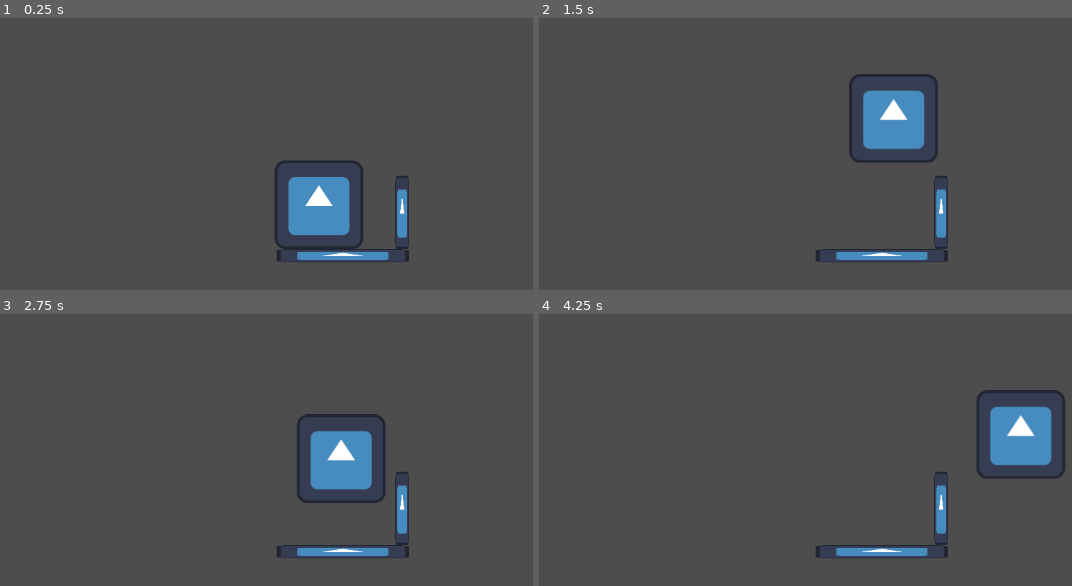
Above: before the commit, frames 1-4 (two rows, left to right).
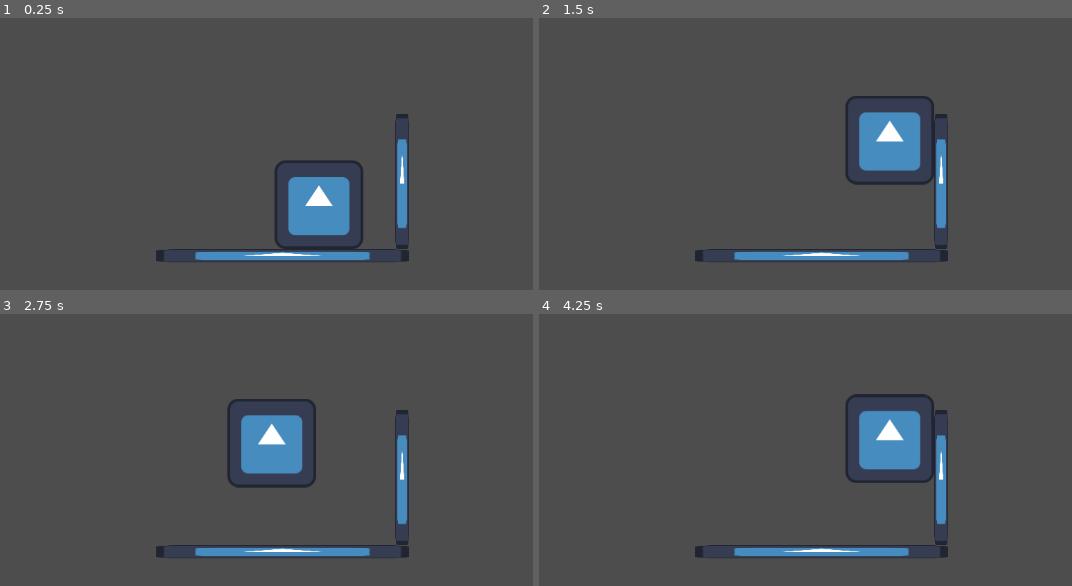
Above: after the commit, the same moments.

Repository: arcality/Built-to-Scale-GMTK-2024
Game: Godot game, scene res://scenes/main.tscn
Same seed, same stepped clock (60 frames per second), same inputs: the game is played once before the commit and once after it. The engine's default icon, where the game draws it, is replaced by a stand-in: a white triangle on a blue panel in a dark square.
Inputs:
- Up to frame 1 (0.25 s): no input
- Up to frame 2 (1.5 s): tap Enter at 0.5 s; hold Space (jump) 0.53-1.28 s; hold D (move_right) from 0.53 s (still down); tap Space (jump) at 1.35 s
- Up to frame 3 (2.75 s): tap Space (jump) at 1.52, 1.82 s; release D (move_right) at 2.03 s; hold A (move_left) from 2.03 s (still down); hold Space (jump) from 2.03 s (still down)
- Up to frame 4 (4.25 s): release A (move_left) at 2.78 s; release Space (jump) at 2.78 s; hold D (move_right) from 2.78 s (still down); tap Space (jump) at 2.85, 3.02, 3.32 s; hold Space (jump) from 3.53 s (still down)

The runs differ from the first frame. In frame 1, 1.6% of the frame differs, in the area x 29-77%, y 35-90%; in frame 2, 5.2%; in frame 3, 7.8%; in frame 4, 8.2%, in the area x 29-99%, y 27-90%.

Commit message:
moved double-jump reset to idle state
and minor tweak to finite state machine

Diff:
--- a/scenes/player.gd
+++ b/scenes/player.gd
@@ -8,7 +8,9 @@
 var facing_direction := 1.0
 
 @export var active_jetpack_state : String
-# can be jumping (i think that will work) or dashing or umbrellaing
+# can be "jumping" or "dashing" or (WIP) "umbrellaing"
+
+@export var active_arm_state : String
 
 # DISREGARD THIS
 # maybe i can signal from the states to here, and determine which action to switch to
--- a/scenes/player.tscn
+++ b/scenes/player.tscn
@@ -14,7 +14,7 @@
 
 [node name="Player" type="CharacterBody2D"]
 script = ExtResource("1_vscu2")
-active_jetpack_state = "jumping"
+active_jetpack_state = "dashing"
 
 [node name="CollisionShape2D" type="CollisionShape2D" parent="."]
 shape = SubResource("RectangleShape2D_bn55i")
--- a/scenes/state-machine/FiniteStateMachine.gd
+++ b/scenes/state-machine/FiniteStateMachine.gd
@@ -4,6 +4,8 @@
 var states : Dictionary = {}
 @export var initial_state: State
 var current_state : State
+
+# YOU PROBABLY SHOULDN'T CHANGE STUFF IN HERE
 
 func _ready():
 	# automatically adds each child to dictionary and connects signals via code
@@ -16,6 +18,9 @@
 	if initial_state:
 		initial_state.Enter()
 		current_state = initial_state
+	else:
+		states["idle"].Enter()
+		current_state = states["idle"]
 
 
 func change_state(old_state : State, new_state_name : String):
--- a/scenes/state-machine/dashing.gd
+++ b/scenes/state-machine/dashing.gd
@@ -9,7 +9,7 @@
 	player.velocity.x = dash_speed * player.facing_direction
 	$Timer.start()
 
-func Update(delta:float):
+func Update(_delta:float):
 	# generate particles or smth
 	pass
 
--- a/scenes/state-machine/falling.gd
+++ b/scenes/state-machine/falling.gd
@@ -12,7 +12,6 @@
 	player.velocity.x = horizontal_direction * speed * delta
 
 	if player.is_on_floor():
-		player.special_jump_used = false
 		state_transition.emit(self, "idle")
 		print("transition to idle")
 
--- a/scenes/state-machine/idle.gd
+++ b/scenes/state-machine/idle.gd
@@ -4,6 +4,7 @@
 
 func Enter():
 	player = owner
+	player.special_jump_used = false
 
 func Exit():
 	pass
--- a/scenes/temp_terrain.tscn
+++ b/scenes/temp_terrain.tscn
@@ -3,27 +3,27 @@
 [ext_resource type="Texture2D" uid="uid://csjndqq7tdjkm" path="res://icon.svg" id="1_tj54d"]
 
 [sub_resource type="RectangleShape2D" id="RectangleShape2D_bn3ju"]
-size = Vector2(191, 19)
+size = Vector2(365, 19)
 
 [sub_resource type="RectangleShape2D" id="RectangleShape2D_ervrn"]
-size = Vector2(20, 106)
+size = Vector2(20, 195)
 
 [node name="TempTerrain" type="StaticBody2D"]
 
 [node name="CollisionShape2D" type="CollisionShape2D" parent="."]
-position = Vector2(14.5, 9.5)
+position = Vector2(-72.5, 9.5)
 shape = SubResource("RectangleShape2D_bn3ju")
 
 [node name="CollisionShape2D2" type="CollisionShape2D" parent="."]
-position = Vector2(100, -53)
+position = Vector2(100, -97.5)
 shape = SubResource("RectangleShape2D_ervrn")
 
 [node name="Sprite2D" type="Sprite2D" parent="."]
-position = Vector2(100, -53)
-scale = Vector2(0.15625, 0.828125)
+position = Vector2(100, -97.5)
+scale = Vector2(0.15625, 1.52344)
 texture = ExtResource("1_tj54d")
 
 [node name="Sprite2D2" type="Sprite2D" parent="."]
-position = Vector2(14.5, 9.5)
-scale = Vector2(1.49219, 0.148437)
+position = Vector2(-72.4999, 9.5)
+scale = Vector2(2.85156, 0.148437)
 texture = ExtResource("1_tj54d")
